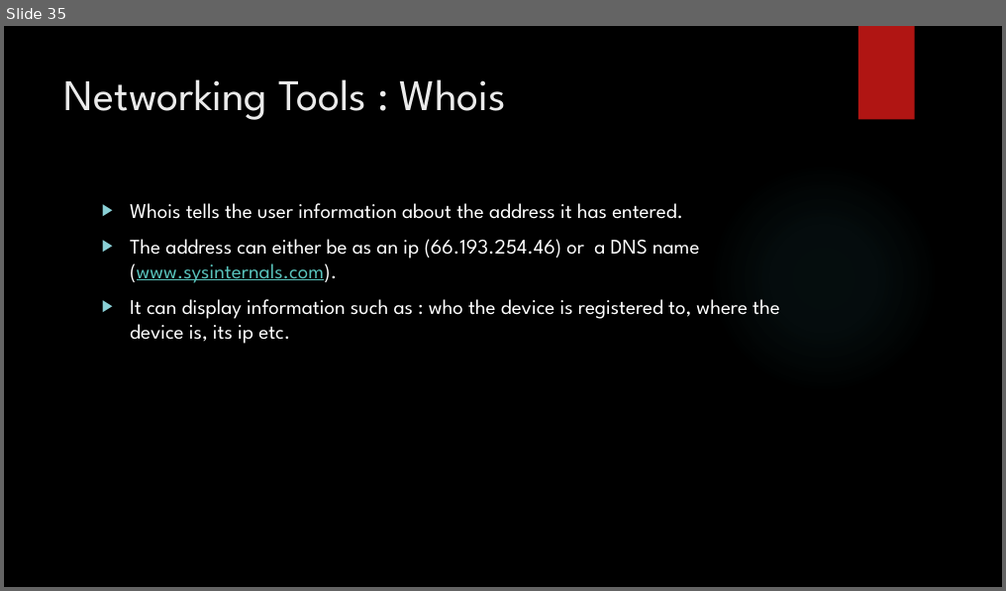
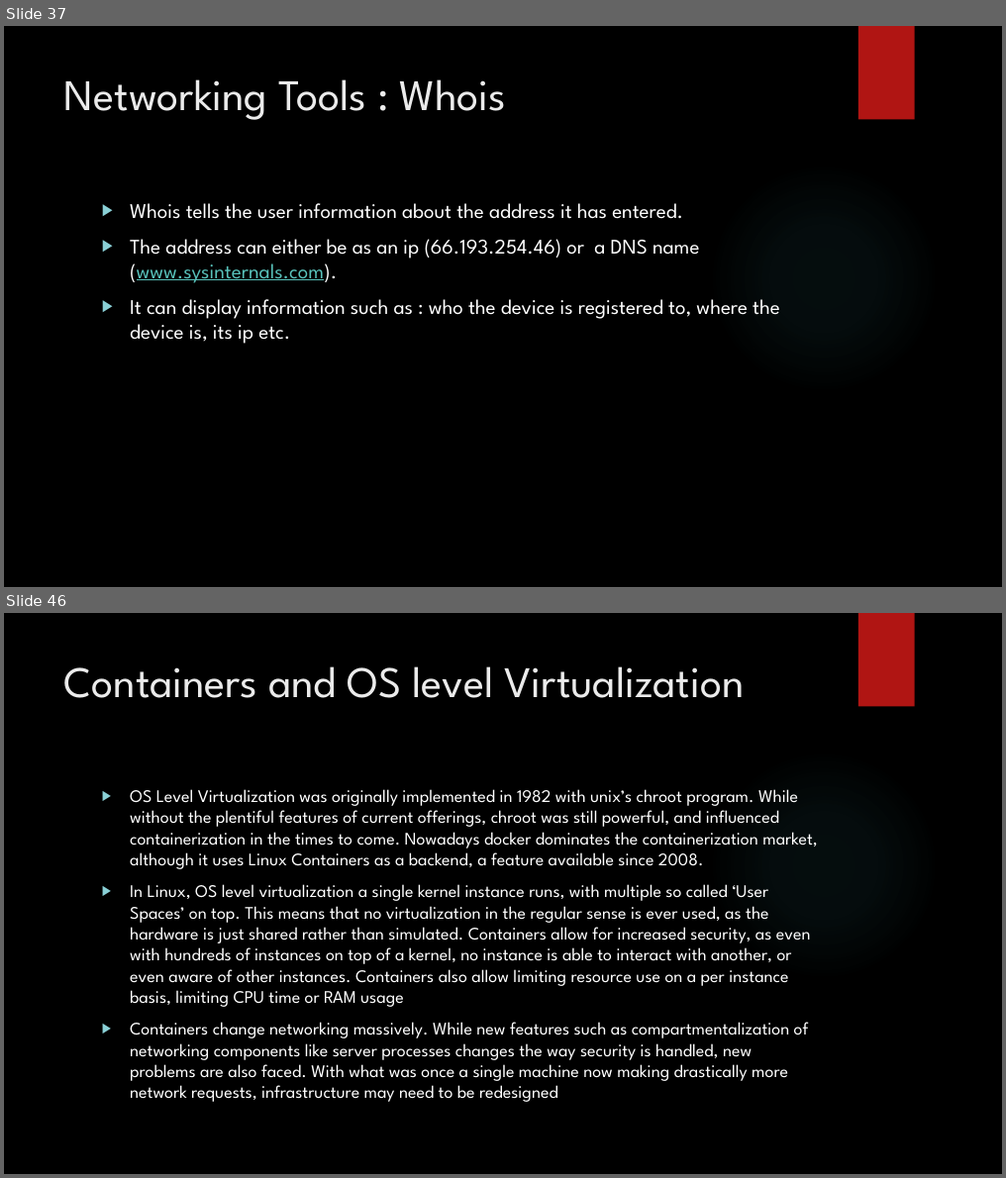
Before and after one commit to SimonLight001/College, a slide deck: Unit 5/Assignment 1/Unit 5 presentation for P1,2,3,M1.pptx. Shown one above the other, each under a label of ours: slide 35 before the commit, slides 37 and 46 after it; the slides between them are not shown. The pictures are 1006x591 and 1006x1178 pixels, drawn with LibreOffice and Linux fonts; fonts in the diff are those of the drawing; background and template pictures are left out. Boxes give left, top, right and bottom in pixels: in the first picture for what was removed or moved away, otherwise in the second. Text is boxed around its words. In the diff, an @@ line names an element or a change of style, - is before the commit and + after.

```diff
--- a/Unit 5/Assignment 1/Unit 5 presentation for P1,2,3,M1.pptx
+++ b/Unit 5/Assignment 1/Unit 5 presentation for P1,2,3,M1.pptx
@@ slide 46 added at box(4, 613, 1002, 1174), background picture (left out); not listed: 2 template elements that a slide beside it also shows @@
@@ title added at box(64, 666, 744, 698), 42 pt, text #EBEBEB @@
+Containers and OS level Virtualization
@@ text added at box(130, 789, 817, 1102), 17 pt, text #FFFFFF @@
+▶ OS Level Virtualization was originally implemented in 1982 with unix’s chroot program. While without the plentiful features of current offerings, chroot was still powerful, and influenced containerization in the times to come. Nowadays docker dominates the containerization market, although it uses Linux Containers as a backend, a feature available since 2008.
+▶ In Linux, OS level virtualization a single kernel instance runs, with multiple so called ‘User Spaces’ on top. This means that no virtualization in the regular sense is ever used, as the hardware is just shared rather than simulated. Containers allow for increased security, as even with hundreds of instances on top of a kernel, no instance is able to interact with another, or even aware of other instances. Containers also allow limiting resource use on a per instance basis, limiting CPU time or RAM usage
+▶ Containers change networking massively. While new features such as compartmentalization of networking components like server processes changes the way security is handled, new problems are also faced. With what was once a single machine now making drastically more network requests, infrastructure may need to be redesigned
@@ what was slide 35 is now slide 37 @@
```
Also in this commit, not shown: 3 slides changed, 10 other slides added, 5 slides removed, 21 other files.
